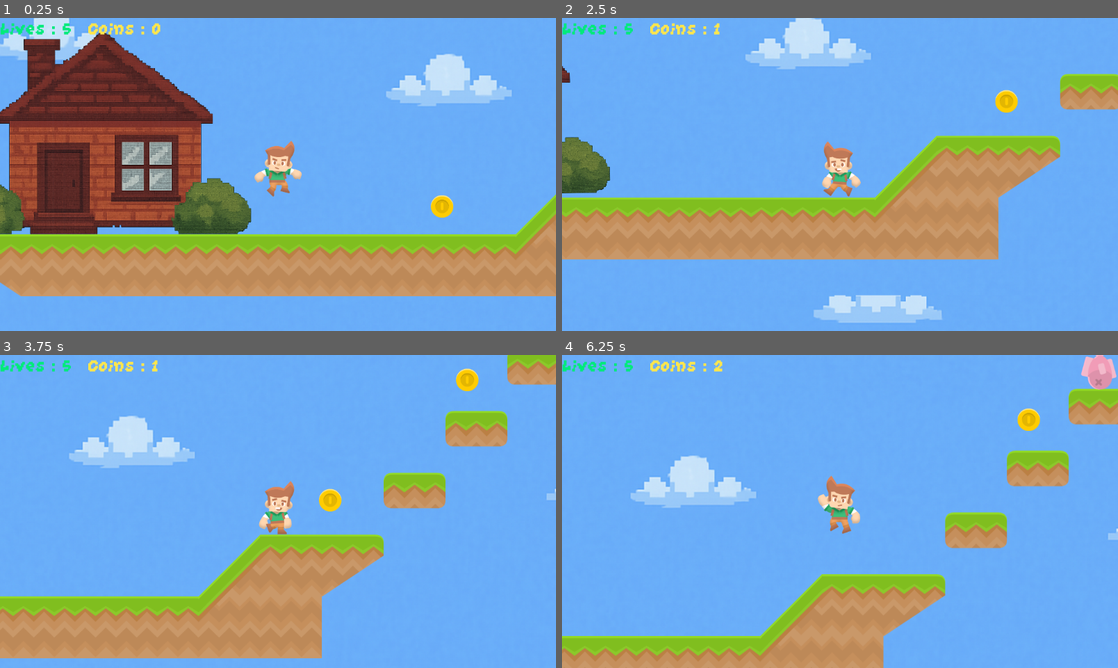
Above: before the commit, frames 1-4 (two rows, left to right).
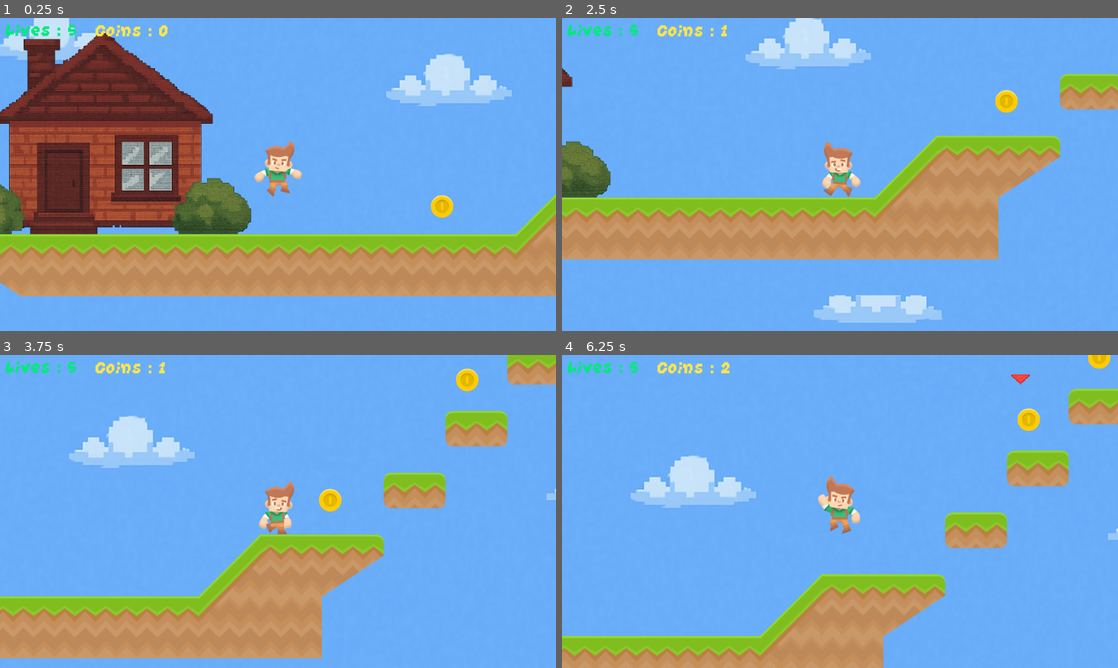
Above: after the commit, the same moments.

Repository: nafrielramadhan/planet-adventure
Game: Godot game, scene res://scenes/Level1.tscn
The game is run twice, just before and just after one commit, with the same random seed, the same clock (stepped at 60 frames per second) and the same inputs. This scene is started directly instead of the project's main scene. Sound files missing from this copy of the repository are replaced by a short silence.
Inputs (mouse positions are in pixels of both pictures, inside the frame that each line leads up to):
- Up to frame 1 (0.25 s): no input
- Up to frame 2 (2.5 s): move the mouse to (962, 158) at 0.52 s; hold Shift (hover) 0.53-1.28 s; hold Right (right) 0.53-2.03 s; tap Space (jump) at 0.77, 1.52 s; move the mouse to (728, 190) at 1.27 s; click (728, 190) at 1.35 s; move the mouse to (895, 105) at 2.02 s; hold A (left) from 2.03 s (still down); hold Shift (hover) from 2.03 s (still down)
- Up to frame 3 (3.75 s): move the mouse to (250, 574) at 2.77 s; release A (left) at 2.78 s; release Shift (hover) at 2.78 s; hold Right (right) from 2.78 s (still down); click (250, 574) at 2.85 s; tap Space (jump) at 3.02 s; move the mouse to (444, 558) at 3.52 s; hold Shift (hover) from 3.53 s (still down)
- Up to frame 4 (6.25 s): tap Space (jump) at 3.77, 4.52, 6.02 s; move the mouse to (673, 464) at 4.27 s; release Right (right) at 4.28 s; release Shift (hover) at 4.28 s; hold A (left) 4.28-5.03 s; click (673, 464) at 4.35 s; move the mouse to (867, 511) at 5.02 s; hold Right (right) 5.03-5.78 s; hold Shift (hover) 5.03-5.78 s; move the mouse to (756, 433) at 5.77 s; hold A (left) from 5.78 s (still down); click (756, 433) at 5.85 s

The runs differ from the first frame. In frame 1, 0.7% of the frame differs, in the area x 0-31%, y 1-6%; in frame 2, 1.1%; in frame 3, 0.7%; in frame 4, 1.3%, in the area x 0-100%, y 0-12%.

Commit message:
done UAS

Diff:
--- /dev/null
+++ b/scenes/AreaMarker.tscn
@@ -0,0 +1,52 @@
+[gd_scene load_steps=5 format=3 uid="uid://cepsdyutf6oh5"]
+
+[ext_resource type="Texture2D" uid="uid://2g41a8f2w770" path="res://assets/UAS/area marker.png" id="2_kt43j"]
+
+[sub_resource type="Animation" id="Animation_7dlvu"]
+resource_name = "fade_out"
+length = 0.5
+tracks/0/type = "value"
+tracks/0/imported = false
+tracks/0/enabled = true
+tracks/0/path = NodePath("MarkerSprite:modulate")
+tracks/0/interp = 1
+tracks/0/loop_wrap = true
+tracks/0/keys = {
+"times": PackedFloat32Array(0, 0.5),
+"transitions": PackedFloat32Array(1, 1),
+"update": 0,
+"values": [Color(1, 1, 1, 1), Color(1, 1, 1, 0)]
+}
+
+[sub_resource type="Animation" id="Animation_5gmul"]
+length = 0.001
+tracks/0/type = "value"
+tracks/0/imported = false
+tracks/0/enabled = true
+tracks/0/path = NodePath("MarkerSprite:modulate")
+tracks/0/interp = 1
+tracks/0/loop_wrap = true
+tracks/0/keys = {
+"times": PackedFloat32Array(0),
+"transitions": PackedFloat32Array(1),
+"update": 0,
+"values": [Color(1, 1, 1, 1)]
+}
+
+[sub_resource type="AnimationLibrary" id="AnimationLibrary_8dstu"]
+_data = {
+"RESET": SubResource("Animation_5gmul"),
+"fade_out": SubResource("Animation_7dlvu")
+}
+
+[node name="AreaMarker" type="Node2D"]
+
+[node name="MarkerSprite" type="Sprite2D" parent="."]
+scale = Vector2(0.11377, 0.11377)
+texture = ExtResource("2_kt43j")
+
+[node name="AnimationPlayer" type="AnimationPlayer" parent="."]
+libraries = {
+"": SubResource("AnimationLibrary_8dstu")
+}
+autoplay = "fade_out"
--- a/scenes/CoinCounter.tscn
+++ b/scenes/CoinCounter.tscn
@@ -4,9 +4,10 @@
 [ext_resource type="FontFile" uid="uid://c1es1jqn4ro0b" path="res://assets/assetsTutor6/GrapeSoda.ttf" id="1_vmare"]
 
 [node name="CoinCounter" type="MarginContainer"]
-offset_left = 183.0
-offset_right = 184.0
-offset_bottom = 46.0
+offset_left = 198.0
+offset_top = 4.0
+offset_right = 199.0
+offset_bottom = 50.0
 
 [node name="CoinCounter" type="Label" parent="."]
 layout_mode = 2
--- /dev/null
+++ b/scenes/FallIndicator.tscn
@@ -0,0 +1,18 @@
+[gd_scene load_steps=3 format=3 uid="uid://c6p3s6p6d1tfd"]
+
+[ext_resource type="Script" path="res://scripts/fall_indicator.gd" id="1_qrhg4"]
+[ext_resource type="Texture2D" uid="uid://c1vg5a4uglmmt" path="res://assets/UAS/area-marker.png" id="2_xxmke"]
+
+[node name="FallIndicator" type="Control"]
+layout_mode = 3
+anchors_preset = 0
+script = ExtResource("1_qrhg4")
+
+[node name="TextureRect" type="TextureRect" parent="."]
+layout_mode = 0
+offset_left = -17.0
+offset_top = -15.0
+offset_right = 45.0
+offset_bottom = 38.0
+texture = ExtResource("2_xxmke")
+expand_mode = 1
--- a/scenes/FallingEnemy.tscn
+++ b/scenes/FallingEnemy.tscn
@@ -12,6 +12,7 @@
 height = 102.0
 
 [node name="FallingItem" type="RigidBody2D"]
+gravity_scale = 0.65
 script = ExtResource("1_nfywq")
 
 [node name="Pinkitem" type="Sprite2D" parent="."]
--- a/scenes/FallingEnemyLevel3.tscn
+++ b/scenes/FallingEnemyLevel3.tscn
@@ -12,6 +12,7 @@
 height = 88.0
 
 [node name="FallingItemLevel4" type="RigidBody2D"]
+gravity_scale = 0.45
 script = ExtResource("1_jmk3j")
 
 [node name="Rock" type="Sprite2D" parent="."]
--- a/scenes/FallingEnemyLevel4.tscn
+++ b/scenes/FallingEnemyLevel4.tscn
@@ -12,6 +12,7 @@
 height = 94.0
 
 [node name="FallingItemLevel4" type="RigidBody2D"]
+gravity_scale = 0.5
 script = ExtResource("1_sr4ge")
 
 [node name="Lava" type="Sprite2D" parent="."]
--- a/scenes/FallingFish.tscn
+++ b/scenes/FallingFish.tscn
@@ -12,6 +12,7 @@
 height = 96.0
 
 [node name="FallingFish" type="RigidBody2D"]
+gravity_scale = 0.65
 script = ExtResource("1_s8v3p")
 
 [node name="FishBlue" type="Sprite2D" parent="."]
--- a/scenes/Level1.tscn
+++ b/scenes/Level1.tscn
@@ -15,6 +15,7 @@
 [ext_resource type="PackedScene" uid="uid://cneiuec24r70n" path="res://scenes/LifeCounter.tscn" id="10_s73tl"]
 [ext_resource type="PackedScene" uid="uid://crjvb8pb2ejxl" path="res://scenes/Home.tscn" id="13_7uq85"]
 [ext_resource type="PackedScene" uid="uid://d2j55f0exod" path="res://scenes/BeeEnemy.tscn" id="14_u2o22"]
+[ext_resource type="PackedScene" uid="uid://cjnstd633m42c" path="res://scenes/Lives.tscn" id="16_qvxpe"]
 
 [sub_resource type="TileSetAtlasSource" id="TileSetAtlasSource_u7l7f"]
 texture = ExtResource("2_tvld2")
@@ -126,7 +127,7 @@
 position = Vector2(427, 56)
 
 [node name="Coin4" parent="." instance=ExtResource("7_pxk6n")]
-position = Vector2(1274, -232)
+position = Vector2(573, -73)
 
 [node name="Coin5" parent="." instance=ExtResource("7_pxk6n")]
 position = Vector2(1752, -314)
@@ -158,3 +159,6 @@
 [node name="BeeEnemy2" parent="BeeEnemy2" instance=ExtResource("14_u2o22")]
 position = Vector2(822, -127)
 sceneName = "Level1"
+
+[node name="Lives" parent="." instance=ExtResource("16_qvxpe")]
+position = Vector2(1303, -233)
--- a/scenes/Level2.tscn
+++ b/scenes/Level2.tscn
@@ -14,6 +14,7 @@
 [ext_resource type="PackedScene" uid="uid://r2w1ecbhafo0" path="res://scenes/fire.tscn" id="12_0bali"]
 [ext_resource type="PackedScene" uid="uid://cneiuec24r70n" path="res://scenes/LifeCounter.tscn" id="13_v33pc"]
 [ext_resource type="PackedScene" uid="uid://d3vovdgenig7e" path="res://scenes/CoinCounter.tscn" id="14_2wqdv"]
+[ext_resource type="PackedScene" uid="uid://cjnstd633m42c" path="res://scenes/Lives.tscn" id="16_2acy2"]
 [ext_resource type="PackedScene" uid="uid://dlsjbafud5u1w" path="res://scenes/EnemyLevel2.tscn" id="16_3q1sb"]
 
 [sub_resource type="TileSetAtlasSource" id="TileSetAtlasSource_87c7u"]
@@ -297,9 +298,6 @@
 [node name="Coin10" parent="Coin" instance=ExtResource("5_0ae3c")]
 position = Vector2(3522, 1202)
 
-[node name="Coin11" parent="Coin" instance=ExtResource("5_0ae3c")]
-position = Vector2(3263, 1085)
-
 [node name="Coin12" parent="Coin" instance=ExtResource("5_0ae3c")]
 position = Vector2(3004, 1198)
 
@@ -320,3 +318,6 @@
 [node name="BeeEnemy3" parent="." instance=ExtResource("16_3q1sb")]
 position = Vector2(1631, 101)
 sceneName = "Level2"
+
+[node name="Lives2" parent="." instance=ExtResource("16_2acy2")]
+position = Vector2(2496, 802)
--- a/scenes/Level3.tscn
+++ b/scenes/Level3.tscn
@@ -14,6 +14,7 @@
 [ext_resource type="PackedScene" uid="uid://bsbejncm8wcjb" path="res://scenes/FallingEnemyLevel3.tscn" id="12_3g7da"]
 [ext_resource type="PackedScene" uid="uid://4d53fw43m3s5" path="res://scenes/EnemyLevel3.tscn" id="13_3eyju"]
 [ext_resource type="AudioStream" uid="uid://d3b5ewnaobli4" path="res://assets/sound/415806__sunsai__desert-background-music.wav" id="14_y0v1e"]
+[ext_resource type="PackedScene" uid="uid://cjnstd633m42c" path="res://scenes/Lives.tscn" id="15_foqdj"]
 
 [sub_resource type="TileSetAtlasSource" id="TileSetAtlasSource_apl77"]
 texture = ExtResource("2_6d6e4")
@@ -250,10 +251,7 @@
 position = Vector2(2101, -232)
 
 [node name="Coin7" parent="Coin" instance=ExtResource("9_1k4pd")]
-position = Vector2(2358, -610)
-
-[node name="Coin8" parent="Coin" instance=ExtResource("9_1k4pd")]
-position = Vector2(2618, -991)
+position = Vector2(2625, -984)
 
 [node name="Coin2" parent="Coin" instance=ExtResource("9_1k4pd")]
 position = Vector2(1540, -69)
@@ -269,6 +267,9 @@
 
 [node name="Coin6" parent="Coin" instance=ExtResource("9_1k4pd")]
 position = Vector2(-709, 325)
+
+[node name="Coin8" parent="Coin" instance=ExtResource("9_1k4pd")]
+position = Vector2(4716, -1220)
 
 [node name="Label2" type="Label" parent="."]
 offset_left = 610.0
@@ -305,3 +306,6 @@
 volume_db = 5.0
 autoplay = true
 max_distance = 8000.0
+
+[node name="Lives" parent="." instance=ExtResource("15_foqdj")]
+position = Vector2(823, 187)
--- a/scenes/Level4.tscn
+++ b/scenes/Level4.tscn
@@ -16,6 +16,7 @@
 [ext_resource type="Script" path="res://scripts/area_trigger_tanpaanimasi.gd" id="13_17tn7"]
 [ext_resource type="Texture2D" uid="uid://7yamkgtbarcn" path="res://assets/assetsTutor5/kenney_planets/Planets/planet07.png" id="15_b7lmg"]
 [ext_resource type="AudioStream" uid="uid://byf2e082t7xyo" path="res://assets/sound/415804__sunsai__mushroom-background-music.wav" id="16_rg6x7"]
+[ext_resource type="PackedScene" uid="uid://cjnstd633m42c" path="res://scenes/Lives.tscn" id="17_16kx8"]
 
 [sub_resource type="TileSetAtlasSource" id="TileSetAtlasSource_2koaa"]
 texture = ExtResource("2_b6day")
@@ -281,9 +282,6 @@
 [node name="Coin2" parent="Coin" instance=ExtResource("10_6o21b")]
 position = Vector2(719, -962)
 
-[node name="Coin6" parent="Coin" instance=ExtResource("10_6o21b")]
-position = Vector2(1081, -728)
-
 [node name="Coin7" parent="Coin" instance=ExtResource("10_6o21b")]
 position = Vector2(1718, -497)
 
@@ -307,9 +305,6 @@
 
 [node name="Coin9" parent="Coin" instance=ExtResource("10_6o21b")]
 position = Vector2(2375, -1064)
-
-[node name="Coin10" parent="Coin" instance=ExtResource("10_6o21b")]
-position = Vector2(2749, -1257)
 
 [node name="Coin11" parent="Coin" instance=ExtResource("10_6o21b")]
 position = Vector2(2749, -599)
@@ -383,3 +378,6 @@
 volume_db = 7.0
 autoplay = true
 max_distance = 8000.0
+
+[node name="Lives" parent="." instance=ExtResource("17_16kx8")]
+position = Vector2(1088, -714)
--- a/scenes/LifeCounter.tscn
+++ b/scenes/LifeCounter.tscn
@@ -4,9 +4,10 @@
 [ext_resource type="FontFile" uid="uid://c1es1jqn4ro0b" path="res://assets/assetsTutor6/GrapeSoda.ttf" id="1_hitck"]
 
 [node name="LifeCounter" type="MarginContainer"]
-offset_left = 1.0
-offset_right = 2.0
-offset_bottom = 46.0
+offset_left = 12.0
+offset_top = 3.0
+offset_right = 13.0
+offset_bottom = 49.0
 
 [node name="LifeCounter" type="Label" parent="."]
 layout_mode = 2
--- /dev/null
+++ b/scenes/Lives.tscn
@@ -0,0 +1,28 @@
+[gd_scene load_steps=5 format=3 uid="uid://cjnstd633m42c"]
+
+[ext_resource type="Script" path="res://scripts/lives.gd" id="1_my2k1"]
+[ext_resource type="Texture2D" uid="uid://cngmq4wi43ya3" path="res://assets/UAS/lives planet adventure.png" id="2_gbsli"]
+[ext_resource type="AudioStream" uid="uid://djc6smcr8d4y3" path="res://assets/UAS/live up.wav" id="3_sfjn7"]
+
+[sub_resource type="CircleShape2D" id="CircleShape2D_2letc"]
+radius = 35.0143
+
+[node name="Lives" type="Node2D"]
+script = ExtResource("1_my2k1")
+
+[node name="Sprite2D" type="Sprite2D" parent="."]
+position = Vector2(1.19209e-07, 1)
+scale = Vector2(0.0734375, 0.0712196)
+texture = ExtResource("2_gbsli")
+
+[node name="Area2D" type="Area2D" parent="."]
+
+[node name="CollisionShape2D" type="CollisionShape2D" parent="Area2D"]
+shape = SubResource("CircleShape2D_2letc")
+
+[node name="AudioStreamPlayer2D" type="AudioStreamPlayer2D" parent="Area2D"]
+stream = ExtResource("3_sfjn7")
+volume_db = 2.2
+max_distance = 5000.0
+
+[connection signal="body_entered" from="Area2D" to="." method="_on_live_collected"]
--- a/scenes/Player.tscn
+++ b/scenes/Player.tscn
@@ -1,8 +1,9 @@
-[gd_scene load_steps=19 format=3 uid="uid://bc2fujtl13g10"]
+[gd_scene load_steps=21 format=3 uid="uid://bc2fujtl13g10"]
 
 [ext_resource type="Script" path="res://scripts/player.gd" id="1_xsgpf"]
 [ext_resource type="PackedScene" uid="uid://b3k5kf1ioxeok" path="res://scenes/player_bullet.tscn" id="2_l1ylu"]
 [ext_resource type="Texture2D" uid="uid://ba131oa8iguva" path="res://assets/assetsTutor5/Male adventurer/Tilesheet/character_maleAdventurer_sheetHD.png" id="2_wgrer"]
+[ext_resource type="Texture2D" uid="uid://do2q2vg3p2ote" path="res://assets/UAS/brickGrey_small.png" id="4_a1dca"]
 
 [sub_resource type="AtlasTexture" id="AtlasTexture_mgy2e"]
 atlas = ExtResource("2_wgrer")
@@ -136,6 +137,15 @@
 [sub_resource type="RectangleShape2D" id="1"]
 size = Vector2(76, 116)
 
+[sub_resource type="ParticleProcessMaterial" id="ParticleProcessMaterial_lmrbi"]
+particle_flag_disable_z = true
+emission_shape_scale = Vector3(30, 1, 1)
+inherit_velocity_ratio = 50.0
+spread = 180.0
+initial_velocity_min = 50.0
+initial_velocity_max = 50.0
+gravity = Vector3(0, -200, 0)
+
 [node name="Player" type="CharacterBody2D"]
 script = ExtResource("1_xsgpf")
 bullet_node = ExtResource("2_l1ylu")
@@ -152,3 +162,12 @@
 [node name="CollisionShape2D" type="CollisionShape2D" parent="."]
 position = Vector2(0, -10)
 shape = SubResource("1")
+
+[node name="GPUParticles2D" type="GPUParticles2D" parent="."]
+position = Vector2(0, 42)
+scale = Vector2(0.6, 0.6)
+amount = 4
+process_material = SubResource("ParticleProcessMaterial_lmrbi")
+texture = ExtResource("4_a1dca")
+lifetime = 0.5
+draw_order = 0
--- /dev/null
+++ b/scripts/area_marker.gd
@@ -0,0 +1,6 @@
+extends Node2D
+
+func _ready():
+	$AnimationPlayer.play("fade_out")
+	await $AnimationPlayer.animation_finished
+	queue_free()  # Hapus otomatis setelah animasi selesai
--- /dev/null
+++ b/scripts/fall_indicator.gd
@@ -0,0 +1,22 @@
+extends Control
+
+var target_world_position: Vector2
+var linked_enemy: Node = null
+
+@onready var player := get_tree().current_scene.get_node("Player")
+
+func _process(delta):
+	if not player:
+		return
+
+	# Hapus saat falling enemy hilang
+	if linked_enemy and not is_instance_valid(linked_enemy):
+		queue_free()
+		return
+
+	# Posisi sesuai dengan posisi falling enemy
+	if linked_enemy:
+		target_world_position = linked_enemy.global_position
+
+	var camera_offset_x = target_world_position.x - player.global_position.x
+	position = Vector2(camera_offset_x + get_viewport().size.x / 2, 40)
--- a/scripts/global.gd
+++ b/scripts/global.gd
@@ -3,6 +3,9 @@
 var lives= 5
 
 var coins= 0
+
+func add_live():
+	lives += 1
 
 func add_coin():
 	coins += 1
--- /dev/null
+++ b/scripts/lives.gd
@@ -0,0 +1,13 @@
+extends Node2D
+
+func _on_live_collected(body):
+	if body.get_name() == "Player":
+		global.add_live()  # Tambahkan lives ke sistem global
+
+		var audio = $Area2D/AudioStreamPlayer2D.duplicate()
+		get_parent().add_child(audio)
+		audio.play()
+
+		queue_free()  # Hapus lives setelah dikoleksi
+		await audio.finished
+		audio.queue_free()  # Hapus audio setelah selesai diputar
--- a/scripts/spawner.gd
+++ b/scripts/spawner.gd
@@ -14,6 +14,14 @@
 
 	spawned.global_position = spawn_pos
 
+	# Visual Cue
+	var player = get_tree().current_scene.get_node("Player")
+	var camera_offset_x = spawn_pos.x - player.global_position.x
+
+	var indicator = load("res://scenes/FallIndicator.tscn").instantiate()
+	indicator.target_world_position = spawn_pos
+	indicator.linked_enemy = spawned
+	get_tree().current_scene.get_node("CanvasLayer").add_child(indicator)
 
 func repeat():
 	spawn()
--- a/scripts/spawnerLevel3.gd
+++ b/scripts/spawnerLevel3.gd
@@ -14,6 +14,14 @@
 
 	spawned.global_position = spawn_pos
 
+	# Visual Cue
+	var player = get_tree().current_scene.get_node("Player")
+	var camera_offset_x = spawn_pos.x - player.global_position.x
+
+	var indicator = load("res://scenes/FallIndicator.tscn").instantiate()
+	indicator.target_world_position = spawn_pos
+	indicator.linked_enemy = spawned
+	get_tree().current_scene.get_node("CanvasLayer").add_child(indicator)
 
 func repeat():
 	spawn()
--- a/scripts/spawnerLevel4.gd
+++ b/scripts/spawnerLevel4.gd
@@ -14,7 +14,14 @@
 
 	spawned.global_position = spawn_pos
 
+	# Visual Cue
+	var player = get_tree().current_scene.get_node("Player")
+	var camera_offset_x = spawn_pos.x - player.global_position.x
 
+	var indicator = load("res://scenes/FallIndicator.tscn").instantiate()
+	indicator.target_world_position = spawn_pos
+	indicator.linked_enemy = spawned
+	get_tree().current_scene.get_node("CanvasLayer").add_child(indicator)
 func repeat():
 	spawn()
 	await get_tree().create_timer(1.3).timeout
Binary file added: assets/UAS/area marker.png
Not shown, added: assets/UAS/area marker.png.import
Binary file added: assets/UAS/area-marker.png
Not shown, added: assets/UAS/area-marker.png.import
Binary file added: assets/UAS/brickGrey_small.png
Not shown, added: assets/UAS/brickGrey_small.png.import
Not shown, added: assets/UAS/live up.wav.import
Binary file added: assets/UAS/lives planet adventure.png
Not shown, added: assets/UAS/lives planet adventure.png.import
Not shown, changed: export_presets.cfg
Not shown: 1 places in scenes/Level1.tscn that only renumber resources
Not shown: 1 places in scenes/Level2.tscn that only renumber resources
(and 4 more such lines)
